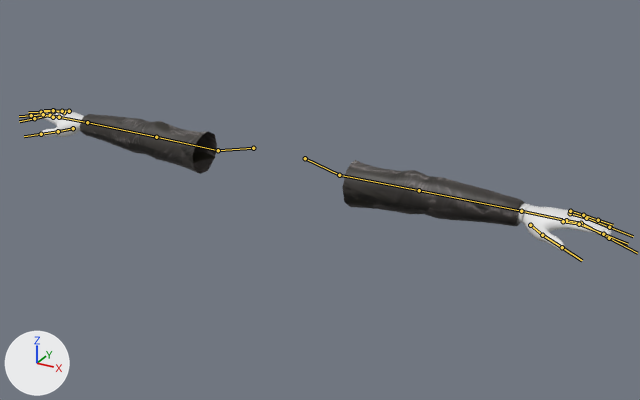
One commit to the FBX model Assets/Objects/Characters/Playable/rory-arms_new.fbx: the scene before it, then after it.
One viewpoint serves both versions: a 50 mm camera at (1.3, -2.209, 2.454) aimed at (0.235, -0.272, 1.486). The axes (+X, +Y, +Z) are drawn at lower left. The lights are the same throughout. The bones that bend it are drawn over the model as lines.

Names of what the first picture shows: 'RoryWatchRing.001', 'RoryWatchRing.006', 'RoryWatchRing.013'.
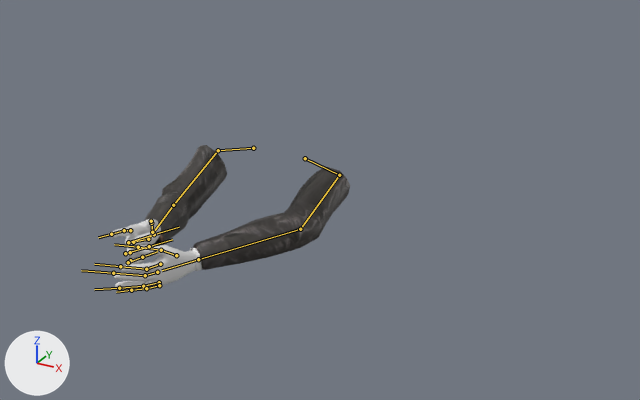
The newer file adds an action. The first version stands in its rest pose; the second is drawn at frame 5 of the action 'Armature|Handgun Shoot Recoil'.

Changed parts and their boxes (x1, y1, x2, y2) in the pictures (640 x 400 px):
'RoryWatchRing.013', posed (53% narrower, 12% taller): before (80, 114, 524, 226); after (144, 145, 350, 270)
'RoryWatchRing.006', posed: before (30, 110, 612, 251); after (108, 219, 197, 290)
'RoryWatchRing.001', posed: before (518, 203, 584, 223); after (145, 248, 202, 288)
bone 'Upper Arm.L', root to tip: before (339, 175) to (419, 190); after (339, 175) to (300, 229)
bone 'Lower Arm.L', root to tip: before (419, 190) to (521, 211); after (300, 229) to (198, 259)
bone 'Hand.L', root to tip: before (521, 211) to (562, 219); after (198, 259) to (162, 270)
bone 'Finger021.L', root to tip: before (581, 223) to (609, 238); after (145, 275) to (113, 273)
bone 'Thumb000.L', root to tip: before (530, 225) to (542, 235); after (176, 255) to (161, 250)
bone 'Finger031.L', root to tip: before (586, 218) to (609, 227); after (143, 286) to (119, 288)
bone 'Finger011.L', root to tip: before (579, 224) to (603, 234); after (146, 269) to (120, 266)
bone 'Finger040.L', root to tip: before (570, 211) to (583, 215); after (159, 285) to (146, 288)
bone 'Finger041.L', root to tip: before (583, 215) to (598, 220); after (146, 288) to (131, 290)
bone 'Upper Arm.R', root to tip: before (218, 150) to (156, 137); after (218, 150) to (173, 205)
bone 'Lower Arm.R', root to tip: before (156, 137) to (87, 122); after (173, 205) to (148, 239)
bone 'Hand.R', root to tip: before (87, 122) to (61, 117); after (148, 239) to (135, 241)
bone 'Finger021.R', root to tip: before (50, 115) to (34, 118); after (128, 242) to (154, 234)
bone 'Thumb000.R', root to tip: before (73, 128) to (58, 131); after (152, 232) to (151, 223)
bone 'Thumb001.R', root to tip: before (58, 131) to (41, 134); after (151, 223) to (151, 221)
bone 'Finger031.R', root to tip: before (54, 111) to (41, 112); after (125, 253) to (149, 246)
bone 'Finger011.R', root to tip: before (43, 114) to (31, 115); after (124, 230) to (111, 234)
bone 'Finger041.R', root to tip: before (62, 111) to (53, 110); after (128, 262) to (142, 257)

The change, as a list of edits to the scene's bpy script:
```text
Change bone_upper_arm_l:
    where bone_upper_arm_l = bpy.data.objects['Armature'].pose.bones['Upper Arm.L']  # child of 'Shoulder.L'
    bone_upper_arm_l.rotation_quaternion: (1.0, 0.0, 0.0, 0.0) -> (0.606, 0.476, -0.355, -0.529)  # degrees (0, 0, 0) -> degrees (73, 4, -79)
Change bone_lower_arm_l:
    where bone_lower_arm_l = bpy.data.objects['Armature'].pose.bones['Lower Arm.L']  # child of 'Upper Arm.L'
    bone_lower_arm_l.rotation_quaternion: (1.0, 0.0, 0.0, 0.0) -> (0.946, 0.12, -0.002, -0.3)  # degrees (0, 0, 0) -> degrees (13, 4, -35)
Change bone_hand_l:
    where bone_hand_l = bpy.data.objects['Armature'].pose.bones['Hand.L']  # child of 'Lower Arm.L'
    bone_hand_l.rotation_quaternion: (1.0, 0.0, 0.0, 0.0) -> (0.983, 0.053, -0.124, 0.124)  # degrees (0, 0, 0) -> degrees (4, -15, 14)
Change bone_finger021_l:
    where bone_finger021_l = bpy.data.objects['Armature'].pose.bones['Finger021.L']  # child of 'Finger020.L'
    bone_finger021_l.rotation_quaternion: (1.0, 0.0, 0.0, 0.0) -> (0.995, 0.068, -0.023, -0.066)  # degrees (0, 0, 0) -> degrees (8, -2, -8)
Change bone_thumb000_l:
    where bone_thumb000_l = bpy.data.objects['Armature'].pose.bones['Thumb000.L']  # child of 'Hand.L'
    bone_thumb000_l.location: (0.0, 0.0, 0.0) -> (-0.054, 0.052, -0.021)
    bone_thumb000_l.rotation_quaternion: (1.0, 0.0, 0.0, 0.0) -> (1.0, -0.008, -0.002, 0.012)  # degrees (0, 0, 0) -> degrees (-1, 0, 1)
Change bone_finger031_l:
    where bone_finger031_l = bpy.data.objects['Armature'].pose.bones['Finger031.L']  # child of 'Finger030.L'
    bone_finger031_l.rotation_quaternion: (1.0, 0.0, 0.0, 0.0) -> (0.999, 0.036, -0.009, -0.035)  # degrees (0, 0, 0) -> degrees (4, -1, -4)
Change bone_finger011_l:
    where bone_finger011_l = bpy.data.objects['Armature'].pose.bones['Finger011.L']  # child of 'Finger010.L'
    bone_finger011_l.rotation_quaternion: (1.0, 0.0, 0.0, 0.0) -> (0.989, 0.101, 0.014, -0.104)  # degrees (0, 0, 0) -> degrees (11, 3, -12)
Change bone_finger040_l:
    where bone_finger040_l = bpy.data.objects['Armature'].pose.bones['Finger040.L']  # child of 'Hand.L'
    bone_finger040_l.location: (0.0, 0.0, 0.0) -> (0.003, 0.002, 0.014)
Change bone_finger041_l:
    where bone_finger041_l = bpy.data.objects['Armature'].pose.bones['Finger041.L']  # child of 'Finger040.L'
    bone_finger041_l.rotation_quaternion: (1.0, 0.0, 0.0, 0.0) -> (0.999, 0.027, -0.021, -0.027)  # degrees (0, 0, 0) -> degrees (3, -2, -3)
Change bone_upper_arm_r:
    where bone_upper_arm_r = bpy.data.objects['Armature'].pose.bones['Upper Arm.R']  # child of 'Shoulder.R.001'
    bone_upper_arm_r.rotation_quaternion: (1.0, 0.0, 0.0, 0.0) -> (0.697, 0.581, 0.13, 0.399)  # degrees (0, 0, 0) -> degrees (72, -16, 48)
Change bone_lower_arm_r:
    where bone_lower_arm_r = bpy.data.objects['Armature'].pose.bones['Lower Arm.R']  # child of 'Upper Arm.R'
    bone_lower_arm_r.rotation_quaternion: (1.0, 0.0, 0.0, 0.0) -> (0.931, 0.315, -0.176, -0.059)  # degrees (0, 0, 0) -> degrees (39, -17, -13)
Change bone_hand_r:
    where bone_hand_r = bpy.data.objects['Armature'].pose.bones['Hand.R']  # child of 'Lower Arm.R'
    bone_hand_r.rotation_quaternion: (1.0, 0.0, 0.0, 0.0) -> (0.857, 0.081, 0.498, -0.102)  # degrees (0, 0, 0) -> degrees (4, 61, -11)
Change bone_finger021_r:
    where bone_finger021_r = bpy.data.objects['Armature'].pose.bones['Finger021.R']  # child of 'Finger020.R'
    bone_finger021_r.rotation_quaternion: (1.0, 0.0, 0.0, 0.0) -> (0.483, 0.102, 0.066, 0.867)  # degrees (0, 0, 0) -> degrees (12, -6, 121)
Change bone_thumb000_r:
    where bone_thumb000_r = bpy.data.objects['Armature'].pose.bones['Thumb000.R']  # child of 'Hand.R'
    bone_thumb000_r.location: (0.0, 0.0, 0.0) -> (-0.005, -0.007, -0.017)
Change bone_thumb001_r:
    where bone_thumb001_r = bpy.data.objects['Armature'].pose.bones['Thumb001.R']  # child of 'Thumb000.R'
    bone_thumb001_r.rotation_quaternion: (1.0, 0.0, 0.0, 0.0) -> (0.996, -0.086, 0.027, 0.021)  # degrees (0, 0, 0) -> degrees (-10, 3, 2)
Change bone_finger031_r:
    where bone_finger031_r = bpy.data.objects['Armature'].pose.bones['Finger031.R']  # child of 'Finger030.R'
    bone_finger031_r.rotation_quaternion: (1.0, 0.0, 0.0, 0.0) -> (0.575, 0.066, 0.137, 0.804)  # degrees (0, 0, 0) -> degrees (17, 3, 109)
Change bone_finger011_r:
    where bone_finger011_r = bpy.data.objects['Armature'].pose.bones['Finger011.R']  # child of 'Finger010.R'
    bone_finger011_r.rotation_quaternion: (1.0, 0.0, 0.0, 0.0) -> (0.98, 0.007, 0.007, -0.201)  # degrees (0, 0, 0) -> degrees (1, 1, -23)
Change bone_finger041_r:
    where bone_finger041_r = bpy.data.objects['Armature'].pose.bones['Finger041.R']  # child of 'Finger040.R'
    bone_finger041_r.rotation_quaternion: (1.0, 0.0, 0.0, 0.0) -> (0.714, 0.085, 0.201, 0.665)  # degrees (0, 0, 0) -> degrees (23, 10, 88)
```
